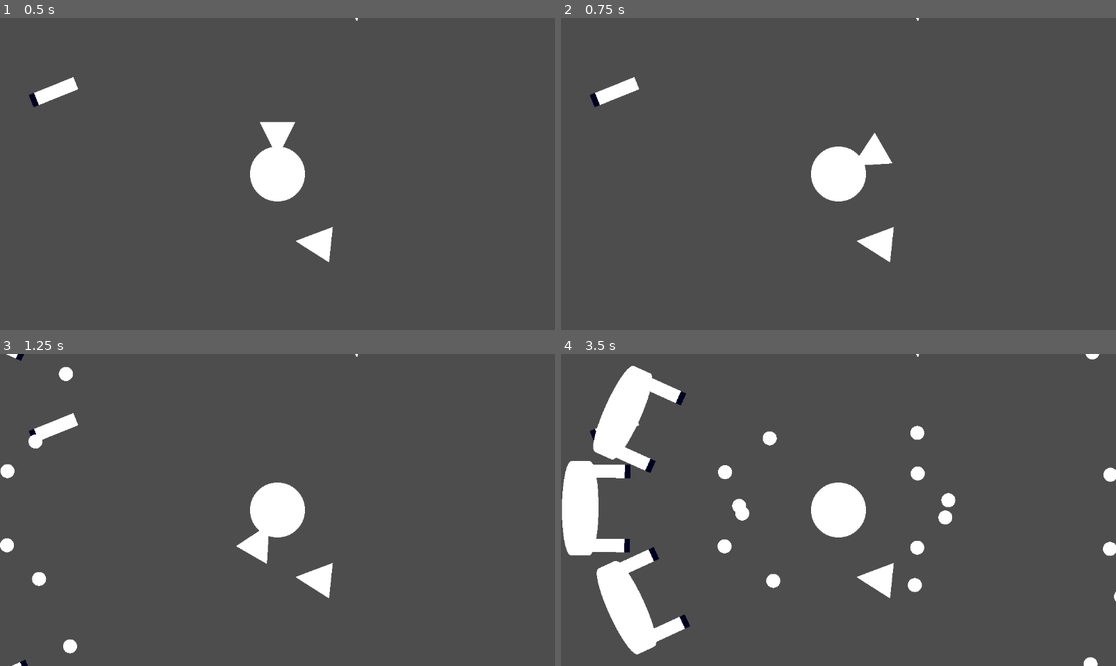
Above: before the commit, frames 1-4 (two rows, left to right).
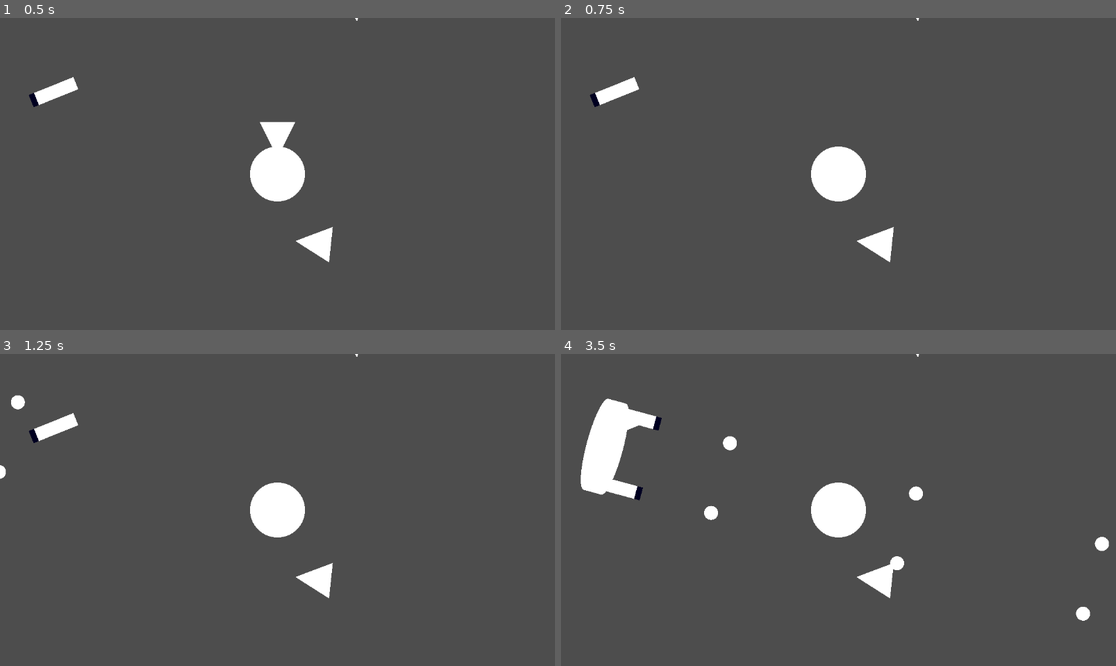
Above: after the commit, the same moments.

Repository: Leeway001Write/melonJam6
Game: Godot game, scene res://Levels/world.tscn
Same seed, same stepped clock (60 frames per second), same inputs: the game is played once before the commit and once after it.
Inputs:
- Up to frame 1 (0.5 s): no input
- Up to frame 2 (0.75 s): tap Enter at 0.5 s; hold D (right) from 0.53 s (still down); tap X (DestroyTest) at 0.6 s
- Up to frame 3 (1.25 s): keep holding D (right)
- Up to frame 4 (3.5 s): release D (right) at 1.28 s; hold A (left) 1.28-2.03 s; tap X (DestroyTest) at 1.35, 2.1, 2.85 s; hold D (right) 2.03-2.78 s; hold W (forward) from 2.78 s (still down)

Frame 1 is identical in both runs. In frame 2, 0.3% of the frame differs, in the area x 53-60%, y 36-48%; in frame 3, 1.1%; in frame 4, 8.5%, in the area x 0-100%, y 0-100%.

Commit message:
Finished basic implementation of enemies that shoot at you

Diff:
--- a/escape-from-greenland/Levels/world.tscn
+++ b/escape-from-greenland/Levels/world.tscn
@@ -27,10 +27,5 @@
 rotation = 1.18919
 
 [node name="Enemy" parent="." instance=ExtResource("4_4dvsh")]
-position = Vector2(-315, 75)
-
-[node name="Enemy2" parent="." instance=ExtResource("4_4dvsh")]
-position = Vector2(-196, -265)
-
-[node name="Enemy3" parent="." instance=ExtResource("4_4dvsh")]
-position = Vector2(-187, 430)
+position = Vector2(-252, -142)
+rotation = 0.306738
--- a/escape-from-greenland/Prefabs/booster.tscn
+++ b/escape-from-greenland/Prefabs/booster.tscn
@@ -10,7 +10,7 @@
 [node name="Booster" type="CharacterBody2D"]
 script = ExtResource("1_6tacm")
 speed = 6.0
-health = 2
+health = 1
 
 [node name="MeshInstance2D" type="MeshInstance2D" parent="."]
 scale = Vector2(74.1493, 74.1493)
--- a/escape-from-greenland/Prefabs/enemy.tscn
+++ b/escape-from-greenland/Prefabs/enemy.tscn
@@ -1,7 +1,7 @@
 [gd_scene load_steps=5 format=3 uid="uid://boaxflxn4ts0a"]
 
-[ext_resource type="PackedScene" uid="uid://ccrjlto8qhso5" path="res://Prefabs/gun.tscn" id="1_leowk"]
 [ext_resource type="Script" uid="uid://dp8a02ntaxxoq" path="res://Scripts/enemy.gd" id="1_lgw76"]
+[ext_resource type="PackedScene" uid="uid://dq5diuh35es7e" path="res://Prefabs/enemy_gun.tscn" id="2_lgw76"]
 
 [sub_resource type="CapsuleMesh" id="CapsuleMesh_govpq"]
 
@@ -26,12 +26,16 @@
 [node name="CollisionShape2D" type="CollisionShape2D" parent="Area2D"]
 shape = SubResource("CapsuleShape2D_leowk")
 
-[node name="Gun" parent="." instance=ExtResource("1_leowk")]
-position = Vector2(54, -77)
+[node name="Guns" type="Node2D" parent="."]
 rotation = -1.5708
-scale = Vector2(1, 1)
 
-[node name="Gun2" parent="." instance=ExtResource("1_leowk")]
-position = Vector2(54, 77)
-rotation = -1.5708
-scale = Vector2(1, 1)
+[node name="EnemyGun" parent="Guns" instance=ExtResource("2_lgw76")]
+position = Vector2(-75, 49)
+
+[node name="EnemyGun2" parent="Guns" instance=ExtResource("2_lgw76")]
+position = Vector2(75, 49)
+
+[node name="Timer" type="Timer" parent="."]
+autostart = true
+
+[connection signal="timeout" from="Timer" to="." method="_on_timer_timeout"]
--- /dev/null
+++ b/escape-from-greenland/Prefabs/enemy_gun.tscn
@@ -0,0 +1,26 @@
+[gd_scene load_steps=3 format=3 uid="uid://dq5diuh35es7e"]
+
+[ext_resource type="Script" uid="uid://cckfj4ob3h2rp" path="res://Scripts/enemy_gun.gd" id="1_nbj55"]
+
+[sub_resource type="QuadMesh" id="QuadMesh_nbj55"]
+
+[node name="EnemyGun" type="Node2D"]
+script = ExtResource("1_nbj55")
+
+[node name="Timer" type="Timer" parent="."]
+autostart = true
+
+[node name="MeshInstance2D2" type="MeshInstance2D" parent="."]
+scale = Vector2(27.2546, 99.7855)
+mesh = SubResource("QuadMesh_nbj55")
+
+[node name="MeshInstance2D3" type="MeshInstance2D" parent="."]
+modulate = Color(0, 0, 0.129412, 1)
+position = Vector2(0, 43.9464)
+scale = Vector2(27.2546, 11.8928)
+mesh = SubResource("QuadMesh_nbj55")
+
+[node name="ForwardPos" type="Node2D" parent="."]
+position = Vector2(0, 46)
+
+[connection signal="timeout" from="Timer" to="." method="_on_timer_timeout"]
--- a/escape-from-greenland/Prefabs/gun.tscn
+++ b/escape-from-greenland/Prefabs/gun.tscn
@@ -9,6 +9,7 @@
 
 [node name="Gun" type="CharacterBody2D"]
 script = ExtResource("1_3se71")
+health = 1
 
 [node name="MeshInstance2D" type="MeshInstance2D" parent="."]
 scale = Vector2(27.2546, 99.7855)
--- a/escape-from-greenland/Scripts/enemy.gd
+++ b/escape-from-greenland/Scripts/enemy.gd
@@ -4,6 +4,9 @@
 @onready var player:CharacterBody2D = get_tree().get_first_node_in_group("Player")
 @export var speed:int = 100
 @export var turn_speed:float = 12
+
+@onready var bullet = preload("res://Prefabs/bullet.tscn")
+
 
 func _physics_process(delta: float) -> void:
 
@@ -15,3 +18,10 @@
 	look_at(player.global_position)
 
 	move_and_slide()
+
+#
+#func _on_timer_timeout() -> void:
+	#var bullet_inst:CharacterBody2D = bullet.instantiate()
+	#bullet_inst.velocity = dir * speed
+	#bullet_inst.global_position = $Gun2/ForwardPos.global_position
+	#get_tree().root.add_child.call_deferred(bullet_inst)
--- /dev/null
+++ b/escape-from-greenland/Scripts/enemy_gun.gd
@@ -0,0 +1,15 @@
+extends Node2D
+
+@export var speed = 500
+@onready var bullet = preload("res://Prefabs/bullet.tscn")
+var dir = Vector2.ZERO
+
+func _physics_process(delta: float) -> void:
+	# Get the direction the bullet fires
+	dir = Vector2($ForwardPos.global_position - global_position).normalized()
+
+func _on_timer_timeout() -> void:
+	var bullet_inst:CharacterBody2D = bullet.instantiate()
+	bullet_inst.velocity = dir * speed
+	bullet_inst.global_position = global_position
+	get_tree().root.add_child.call_deferred(bullet_inst)
Not shown, added: escape-from-greenland/Scripts/enemy_gun.gd.uid
